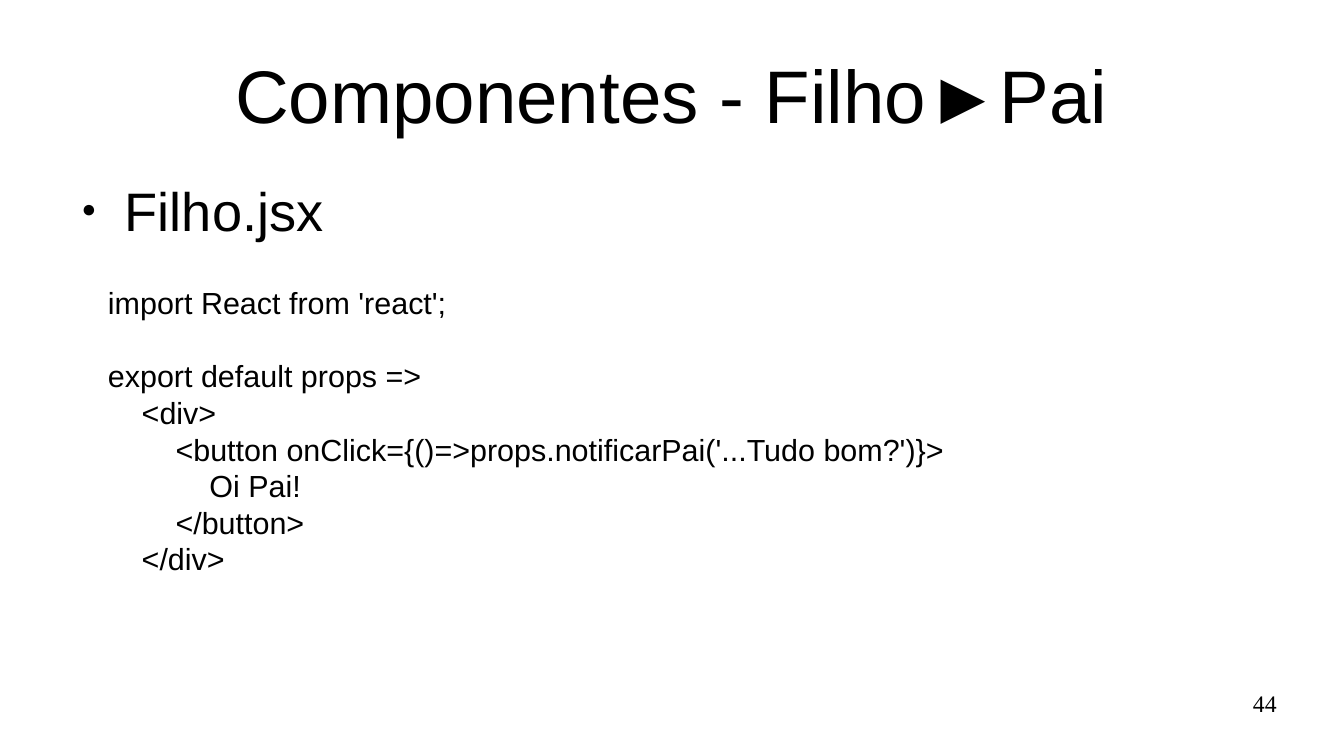
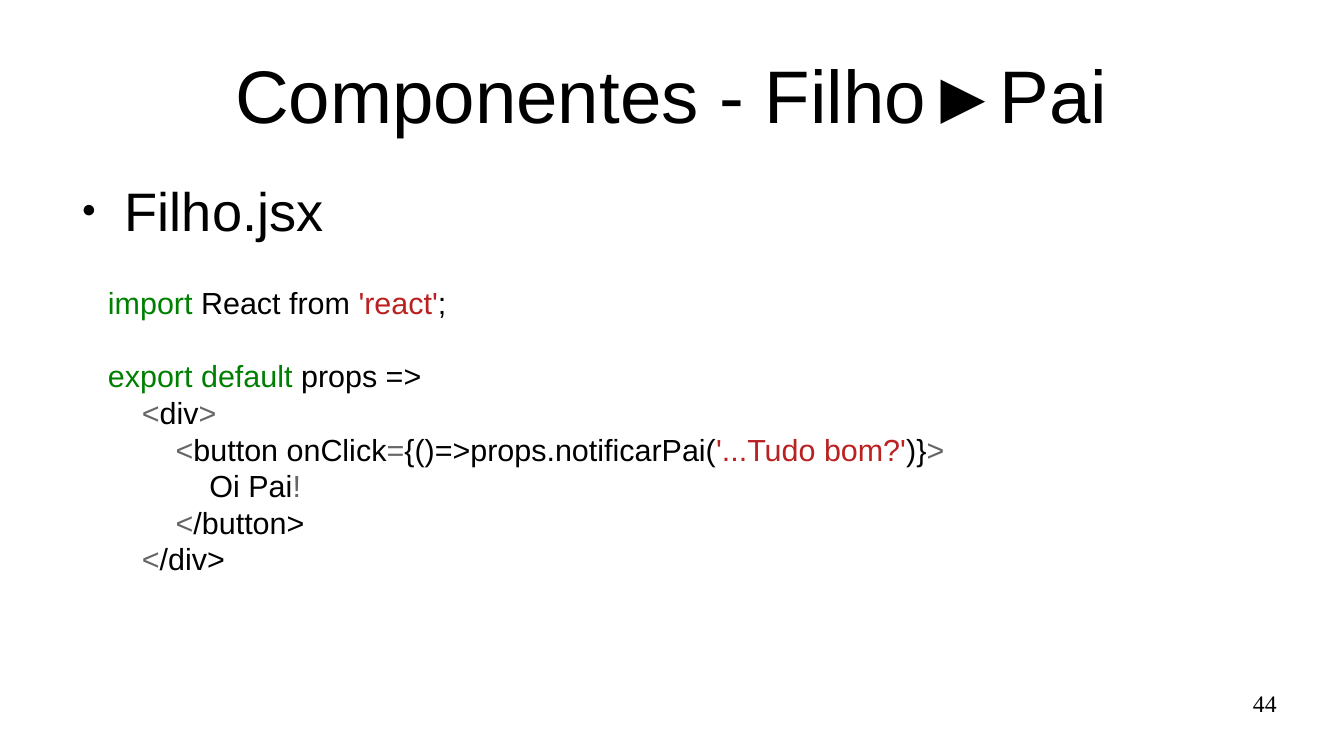
Before and after one commit to Marques-Dev/WEB_2020-1, a slide deck: slide 44 of SLIDES/aula01.odp. Drawn at 1344x756 pixels with LibreOffice and Linux fonts; fonts in the diff are those of the drawing. Boxes give left, top, right and bottom in pixels: in the first picture for what was removed or moved away, otherwise in the second. Text is boxed around its words. In the diff, an @@ line names an element or a change of style, - is before the commit and + after.

```diff
--- a/SLIDES/aula01.odp
+++ b/SLIDES/aula01.odp
@@ text "import React from 'react';" at [108,292,944,571]: text colour #000000 to #008000 in "import", "export default"; text colour #000000 to #BA2121 in "'react';", "onClick={()=>props.notificarPai('...Tudo bom?')}>"; text colour #000000 to #666666 in "<div>", "<button onClick={()=>props.notificarPai('...Tudo bom?')}>", "Pai!", "</button>" and 1 more places @@
```
Also in this commit, not shown: 2 other slides changed, 1 other file.
